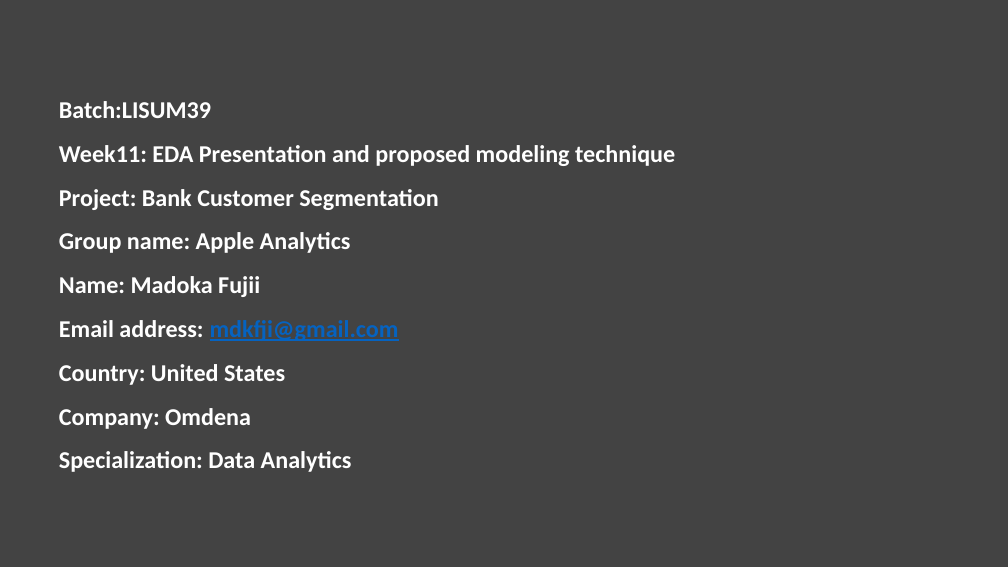
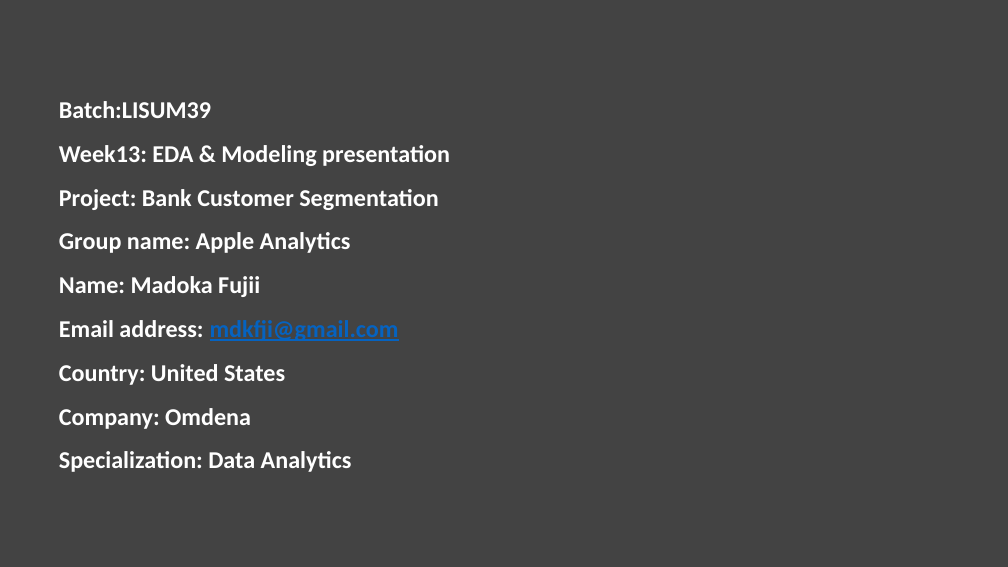
Before and after one commit to kaedeaki/DataGlacier_2024, a slide deck: slide 3 of week13/Bank_Segmentation.pptx. Drawn at 1008x567 pixels with LibreOffice and Linux fonts; fonts in the diff are those of the drawing. Boxes give left, top, right and bottom in pixels: in the first picture for what was removed or moved away, otherwise in the second. Text is boxed around its words. In the diff, an @@ line names an element or a change of style, - is before the commit and + after.

Commit message:
update pdf and pptx

```diff
--- a/week13/Bank_Segmentation.pptx
+++ b/week13/Bank_Segmentation.pptx
@@ subtitle at (59,145,450,166): text changed @@
-Week11: EDA Presentation and proposed modeling technique
+Week13: EDA & Modeling presentation
```
Also in this commit, not shown: 1 other slide changed, 1 other file.
